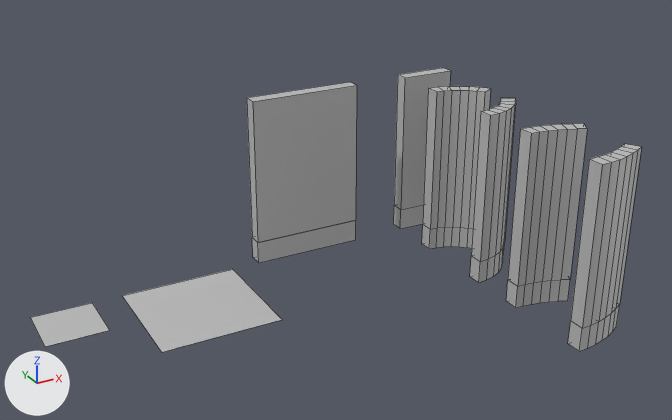
Two versions of the FBX model Assets/_Render/Fbx/Environment_Kit_Proto.fbx, one commit apart.
One viewpoint serves both versions: a 50 mm camera at (-11.96, -27.48, 15.14) aimed at (1.12, -3.71, 3.25). Arrows for +X, +Y and +Z are at lower left; the lights stay in place. Mesh edges are drawn as thin lines. Where no turn or scale is listed for an object, it has been applied to the vertices. Vertices at the same position are counted once.

Names of what the first picture shows: 'Floor_2', 'Floor_4', 'Wall_Concave_45_Bottom', 'Wall_Concave_45_Top', 'Wall_Concave_90_Bottom', 'Wall_Concave_90_Top', 'Wall_Convex_45_Bottom', 'Wall_Convex_45_Top', 'Wall_Convex_90_Bottom', 'Wall_Convex_90_Top', 'Wall_Straight_2_Bottom', 'Wall_Straight_2_Top', 'Wall_Straight_4_Bottom', 'Wall_Straight_4_Top'.
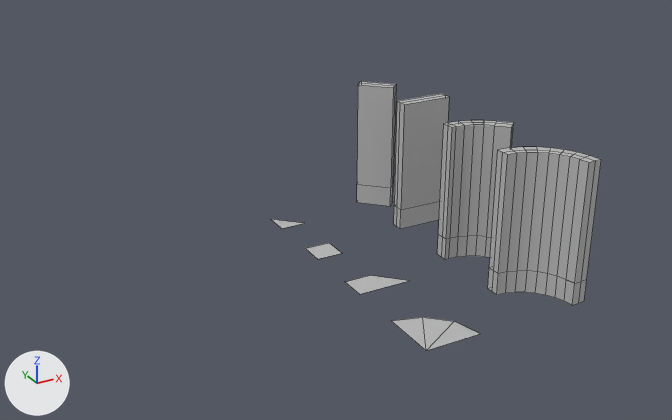
The newer file is also turned or shifted as a whole; pictures and numbers use the older file's frame.

Where the change shows, as pixel boxes (x1, y1, x2, y2) in the pictures (672 x 420 px):
'Wall_Straight_4_Top', deleted: before (247, 82, 357, 243)
'Wall_Curve_90_Top', added: after (489, 147, 601, 283)
'Wall_Convex_45_Bottom', deleted: before (508, 123, 587, 286)
'Wall_Concave_45_Bottom', deleted: before (571, 144, 641, 328)
'Wall_Concave_90_Top', deleted: before (423, 86, 491, 229)
'Floor_4', deleted: before (122, 269, 282, 352)
'Wall_Curve_45_Top', added: after (438, 120, 514, 239)
'Wall_Straight_2_Top', reshaped (18% shorter): before (394, 68, 451, 210); after (394, 94, 449, 210)
'Wall_Convex_90_Top', deleted: before (471, 98, 516, 262)
'Wall_Diag_Top', added: after (357, 81, 396, 188)
'Wall_Curve_90_Bottom', added: after (488, 268, 587, 305)
'Wall_Straight_4_Bottom', deleted: before (252, 220, 356, 263)
'Floor_2', deleted: before (31, 303, 109, 347)
'Floor_90', added: after (392, 317, 479, 351)
'Wall_Convex_45_Top', deleted: before (506, 280, 570, 308)
'Wall_Concave_45_Top', deleted: before (568, 304, 620, 351)
'Wall_Curve_45_Bottom', added: after (437, 234, 491, 259)
'Wall_Concave_90_Bottom', deleted: before (422, 225, 473, 249)
'Wall_Straight_2_Bottom', reshaped: before (394, 205, 424, 229); after (394, 201, 440, 229)
'Wall_Convex_90_Bottom', deleted: before (470, 243, 505, 282)
'Wall_Diag_Bottom', added: after (357, 184, 393, 206)
'Floor_45', added: after (346, 276, 408, 294)
'Floor', added: after (305, 243, 341, 259)
'Floor_Diag', added: after (271, 219, 304, 228)
part 1 of me_mesh_002, built on: before (394, 68, 450, 210); after (394, 94, 448, 210)
part 2 of me_mesh_003, built on: (394, 206, 401, 228) in both

Edits to the bpy script that builds the scene:
```text
Change me_mesh_003:
    remove me_mesh_003.from_pydata(...)  # 8 vertices, 5 faces; spans x 0.0..2.0, y 0.0..0.5, z 0.0..0.8
    add me_mesh_003.from_pydata(...)  # 12 vertices, 8 faces; spans x 0.0..2.0, y 0.0..0.5, z 0.0..0.8
    me_mesh_003 part 2
    3 faces are deleted
    4 vertices are added at (0.0, 0.25, 0.0), (0.0, 0.25, 0.8), (2.0, 0.25, 0.8), (2.0, 0.25, 0.0)
    6 new faces join them
Change me_mesh_002:
    remove me_mesh_002.from_pydata(...)  # 8 vertices, 5 faces; spans x 0.0..2.0, y 0.0..0.5, z 0.0..5.2
    add me_mesh_002.from_pydata(...)  # 12 vertices, 8 faces; spans x 0.0..2.0, y 0.0..0.5, z 0.0..4.2
    me_mesh_002 part 1
    3 faces are deleted
    4 vertices in x 0.0..2.0, y 0.0..0.5, z 5.2 move by (0.0, 0.0, -1.0)
    4 vertices are added at (0.0, 0.25, 0.0), (0.0, 0.25, 4.2), (2.0, 0.25, 4.2), (2.0, 0.25, 0.0)
    6 new faces join them
Add me_mesh_009_1:
    me_mesh_009_1.from_pydata([(0.0, 0.0, 0.0), (1.0, 0.0, 0.0), (0.0, 1.0, 0.0)], [], [(0, 1, 2)])
    me_mesh_009_1.materials.append(mat_lambert1)  # grey #bcbcbc
Add me_mesh_011_1:
    me_mesh_011_1.from_pydata([(0.0, 0.0, 0.0), (2.0, 0.0, 0.0), (0.0, 2.0, 0.0), (1.01, 1.71, 0.0), (1.74, 1.02, 0.0)], [], [(0, 3, 2), (0, 1, 4), (0, 4, 3)])
    me_mesh_011_1.materials.append(mat_lambert1)  # grey #bcbcbc
Add me_mesh_002_1:
    me_mesh_002_1.from_pydata([(-0.18, -0.18, 5.0), (0.18, 0.18, 5.0), (0.82, -1.18, 5.0), (1.18, -0.82, 5.0), (-0.18, -0.18, 0.8), (0.82, -1.18, 0.8), (1.18, -0.82, 0.8), (0.18, 0.18, 0.8), (0.0, 0.0, 0.8), (0.0, 0.0, 5.0), (1.0, -1.0, 5.0), (1.0, -1.0, 0.8)], [], [(9, 10, 3, 1), (7, 8, 9, 1), (10, 11, 6, 3), (9, 8, 4, 0), (0, 2, 10, 9), (5, 11, 10, 2), (0, 4, 5, 2), (7, 1, 3, 6)])
    me_mesh_002_1.materials.append(mat_lambert1)  # grey #bcbcbc
Add me_mesh_008_1:
    me_mesh_008_1.from_pydata([(0.0, 1.0, 0.0), (0.0, 0.0, 0.0), (1.0, 1.0, 0.0), (1.0, 0.0, 0.0)], [], [(1, 3, 2, 0)])
    me_mesh_008_1.materials.append(mat_lambert1)  # grey #bcbcbc
Add me_mesh_010_1:
    me_mesh_010_1.from_pydata([(0.0, 0.0, 0.0), (2.0, 0.0, 0.0), (0.0, 1.0, 0.0), (1.0, 1.0, 0.0)], [], [(0, 1, 3, 2)])
    me_mesh_010_1.materials.append(mat_lambert1)  # grey #bcbcbc
Remove ob_wall_convex_45_top:
    ob_wall_convex_45_top = bpy.data.objects.new('Wall_Convex_45_Top', me_mesh_004)
Remove ob_wall_concave_90_top:
    ob_wall_concave_90_top = bpy.data.objects.new('Wall_Concave_90_Top', me_mesh_010)
Remove ob_wall_concave_45_top:
    ob_wall_concave_45_top = bpy.data.objects.new('Wall_Concave_45_Top', me_mesh_006)
Remove ob_floor_2:
    ob_floor_2 = bpy.data.objects.new('Floor_2', me_mesh_013)
Remove ob_wall_convex_90_top:
    ob_wall_convex_90_top = bpy.data.objects.new('Wall_Convex_90_Top', me_mesh_008)
Remove ob_wall_convex_45_bottom:
    ob_wall_convex_45_bottom = bpy.data.objects.new('Wall_Convex_45_Bottom', me_mesh_005)
Remove ob_wall_convex_90_bottom:
    ob_wall_convex_90_bottom = bpy.data.objects.new('Wall_Convex_90_Bottom', me_mesh_009)
Remove ob_wall_straight_4_top:
    ob_wall_straight_4_top = bpy.data.objects.new('Wall_Straight_4_Top', me_mesh)
Remove ob_floor_4:
    ob_floor_4 = bpy.data.objects.new('Floor_4', me_mesh_012)
Remove ob_wall_concave_90_bottom:
    ob_wall_concave_90_bottom = bpy.data.objects.new('Wall_Concave_90_Bottom', me_mesh_011)
Remove ob_wall_straight_4_bottom:
    ob_wall_straight_4_bottom = bpy.data.objects.new('Wall_Straight_4_Bottom', me_mesh_001)
Remove ob_wall_concave_45_bottom:
    ob_wall_concave_45_bottom = bpy.data.objects.new('Wall_Concave_45_Bottom', me_mesh_007)
Add ob_wall_diag_bottom:
    ob_wall_diag_bottom = bpy.data.objects.new('Wall_Diag_Bottom', me_mesh_003_1)  # 12 vertices, 8 faces; spans x 0.0..1.353, y -1.0..0.354, z 0.0..0.804; in mat_lambert1 (grey #bcbcbc)
    ob_wall_diag_bottom.location = (5.82, 3.07, 0.0)
Add ob_floor_diag:
    ob_floor_diag = bpy.data.objects.new('Floor_Diag', me_mesh_009_1)
    ob_floor_diag.location = (2.0, 2.25, 0.0)
Add ob_floor_90:
    ob_floor_90 = bpy.data.objects.new('Floor_90', me_mesh_011_1)
    ob_floor_90.location = (2.0, -7.75, 0.0)
Add ob_wall_diag_top:
    ob_wall_diag_top = bpy.data.objects.new('Wall_Diag_Top', me_mesh_002_1)
    ob_wall_diag_top.location = (6.0, 3.25, 0.0)
Add ob_wall_curve_90_top:
    ob_wall_curve_90_top = bpy.data.objects.new('Wall_Curve_90_Top', me_mesh_006_1)  # 47 vertices, 36 faces; spans x 0.0..2.25, y 0.0..2.25, z 1.8..6.0; in mat_lambert1 (grey #bcbcbc)
    ob_wall_curve_90_top.location = (6.0, -7.75, -1.0)
Add ob_floor:
    ob_floor = bpy.data.objects.new('Floor', me_mesh_008_1)
    ob_floor.location = (2.0, -0.75, 0.0)
Add ob_floor_45:
    ob_floor_45 = bpy.data.objects.new('Floor_45', me_mesh_010_1)
    ob_floor_45.location = (2.0, -3.75, 0.0)
Add ob_wall_curve_45_bottom:
    ob_wall_curve_45_bottom = bpy.data.objects.new('Wall_Curve_45_Bottom', me_mesh_005_1)  # 37 vertices, 28 faces; spans x -2.0..0.18, y -0.18..1.25, z 5.82..6.63; in mat_lambert1 (grey #bcbcbc)
    ob_wall_curve_45_bottom.location = (8.0, -3.75, -5.82)
Add ob_wall_curve_45_top:
    ob_wall_curve_45_top = bpy.data.objects.new('Wall_Curve_45_Top', me_mesh_004_1)  # 37 vertices, 28 faces; spans x -2.0..0.18, y -0.18..1.25, z 0.8..5.0; in mat_lambert1 (grey #bcbcbc)
    ob_wall_curve_45_top.location = (8.0, -3.75, 0.0)
Add ob_wall_curve_90_bottom:
    ob_wall_curve_90_bottom = bpy.data.objects.new('Wall_Curve_90_Bottom', me_mesh_007_1)  # 47 vertices, 36 faces; spans x 0.0..2.25, y 0.0..2.25, z 7.17..7.97; in mat_lambert1 (grey #bcbcbc)
    ob_wall_curve_90_bottom.location = (6.0, -7.75, -7.17)
```
